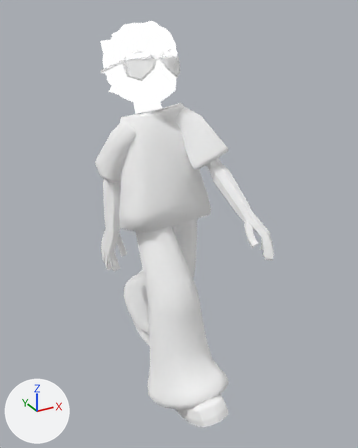
An edit to the glTF model assets/models/lifetime.glb, drawn before and after from the same camera.
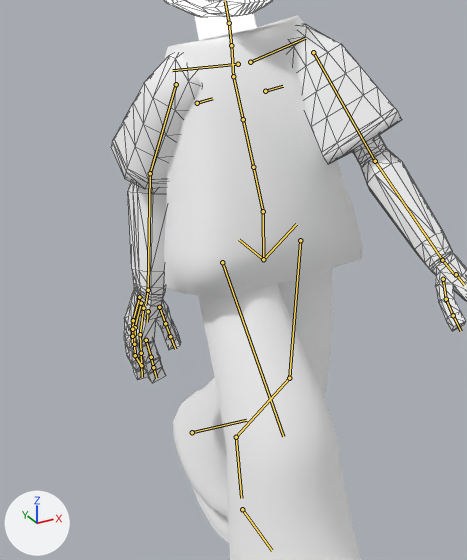
Old and new are each drawn whole from a 50 mm lens placed at (-1.16, -2.25, 2.11), pointed at (0.05, -0.05, 1.01) and again close up on the part from 12% to 72% of the width and 21% to 79% of the height. Every picture has the same lights, and +X, +Y and +Z are marked at lower left. The last two pictures show the newer version. Both versions are drawn at frame 18 of the action 'lifetime_walk'; the numbers are the values there. The bones that change, and the others that lie on the model, are drawn over the model as lines in the close-ups. The close-ups show mesh edges as thin lines.

Names of what the first close-up shows: 'arms', 'body', 'head'.
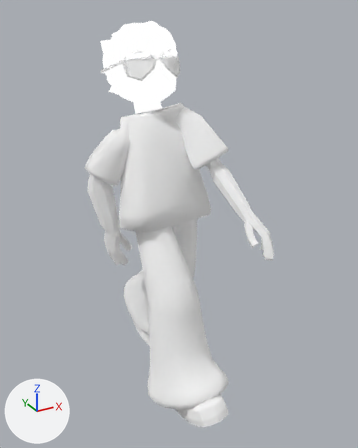
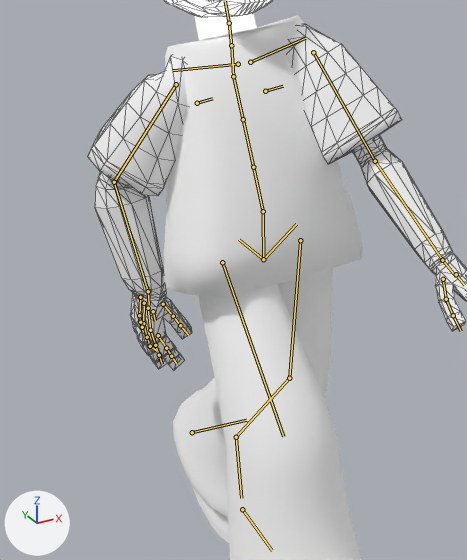
What differs and where, as boxes [x1, y1, x2, y2] in the close-ups (467 x 560 px):
'arms', posed
    before: [111, 24, 467, 383]
    after: [88, 24, 467, 370]
bone 'upper_arm.R', root to tip
    before: (176, 84) to (150, 173)
    after: (176, 84) to (114, 182)
bone 'forearm.R', root to tip
    before: (150, 173) to (148, 290)
    after: (114, 182) to (148, 291)
bone 'hand.R', root to tip
    before: (148, 290) to (145, 305)
    after: (148, 291) to (149, 304)

The edits, one by one:
Bone 'upper_arm.R' (bone_upper_arm_r) turns from (-45, 9, 55) to (-59, -46, 84) degrees about its own x, y and z.
Bone 'forearm.R' (bone_forearm_r) turns from (42, 2, -6) to (44, 2, -6) degrees about its own x, y and z.
Bone 'hand.R' (bone_hand_r) turns from (-33, 0, -1) to (-31, 53, -7) degrees about its own x, y and z.
